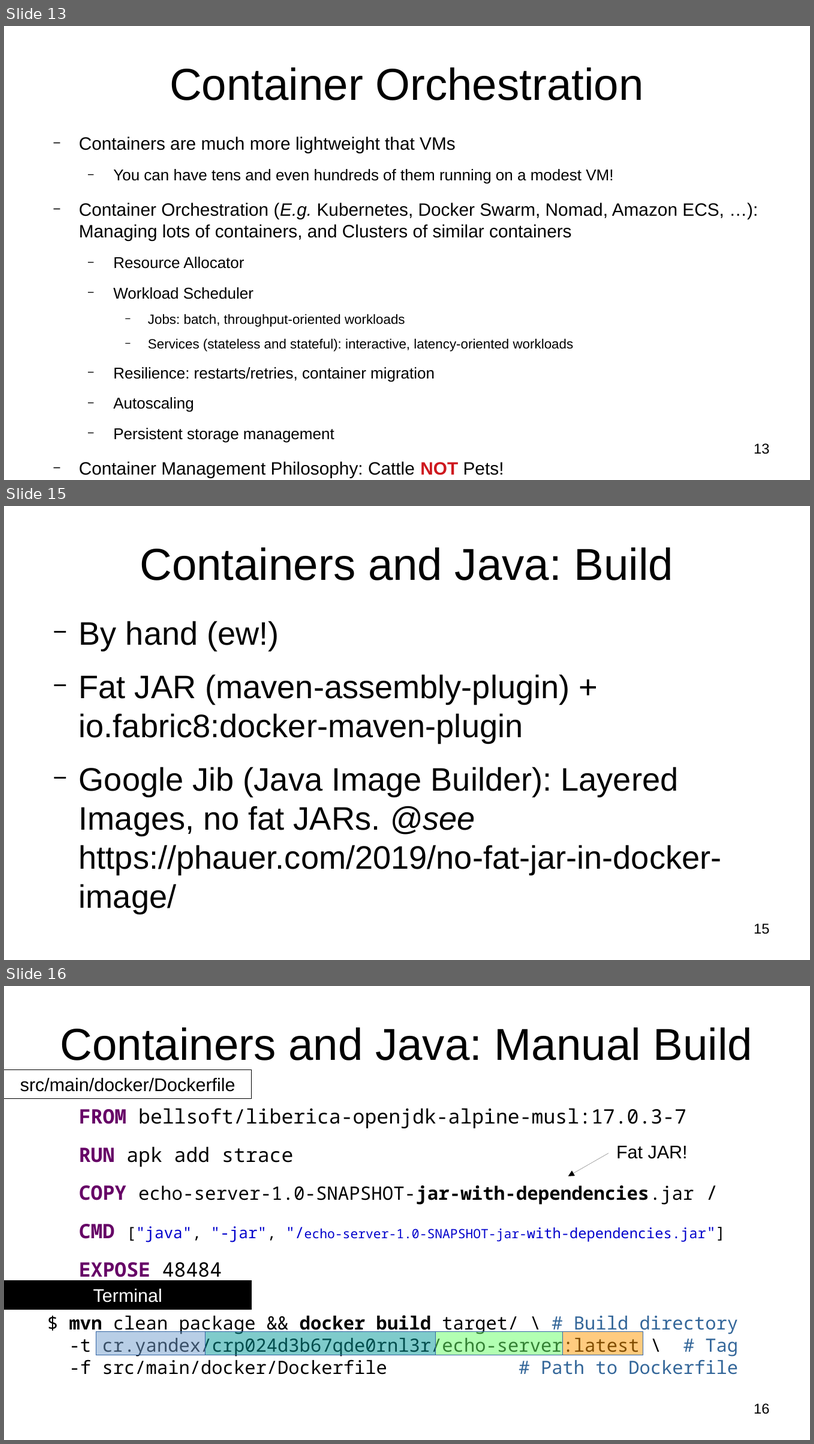
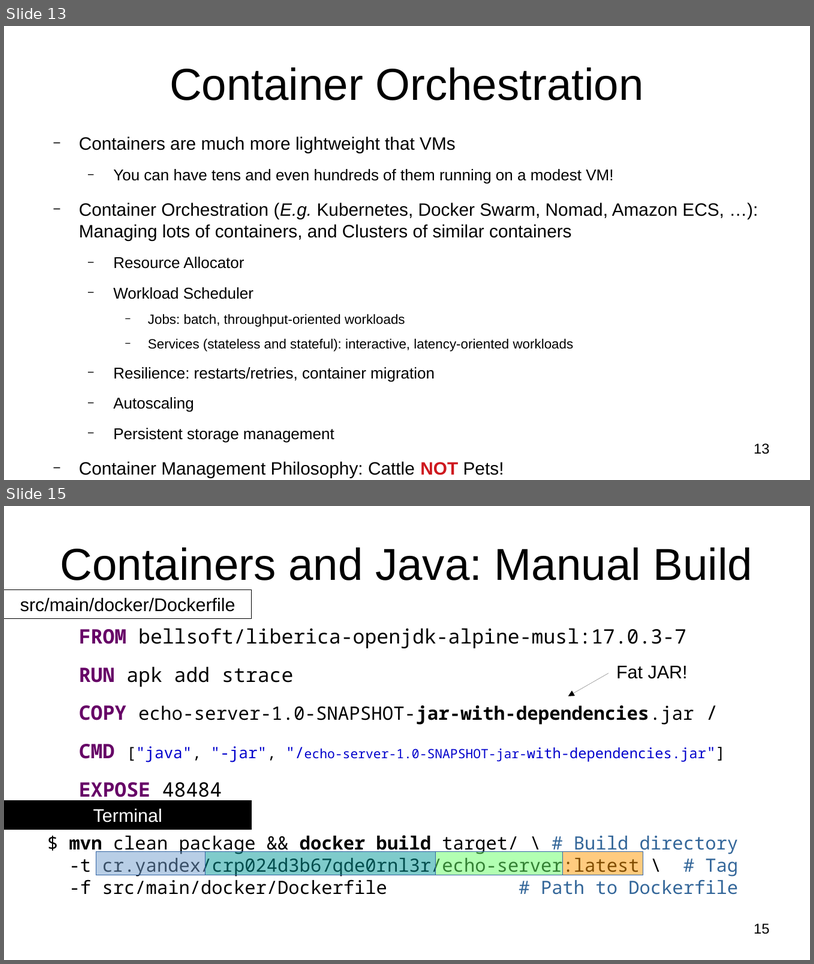
Before and after one commit to nvamelichev/hse-java-spring-2022, a slide deck: 7_containers/7_containers.odp. Shown one above the other, each under a label of ours: slides 13, 15 and 16 before the commit, slides 13 and 15 after it; the slides between them are not shown. The pictures are 814x1444 and 814x964 pixels, drawn with LibreOffice and Linux fonts; fonts in the diff are those of the drawing. Boxes give left, top, right and bottom in pixels: in the first picture for what was removed or moved away, otherwise in the second. Text is boxed around its words. In the diff, an @@ line names an element or a change of style, - is before the commit and + after.

```diff
--- a/7_containers/7_containers.odp
+++ b/7_containers/7_containers.odp
@@ slide 15 removed at [4, 506, 810, 960], background #FFFFFF @@
@@ title removed at [140, 547, 674, 580] @@
-Containers and Java: Build
@@ text removed at [79, 621, 722, 874] @@
-− By hand (ew!)
-− Fat JAR (maven-assembly-plugin) + io.fabric8:docker-maven-plugin
-− Google Jib (Java Image Builder): Layered Images, no fat JARs. @see https://phauer.com/2019/no-fat-jar-in-docker-image/
@@ page number removed at [754, 923, 770, 934] @@
-15
@@ what was slide 16 is now slide 15 @@
@@ page number at [754, 923, 770, 934]: text changed @@
-16
+15
```
Also in this commit, not shown: 4 slides changed, 1 other file.
